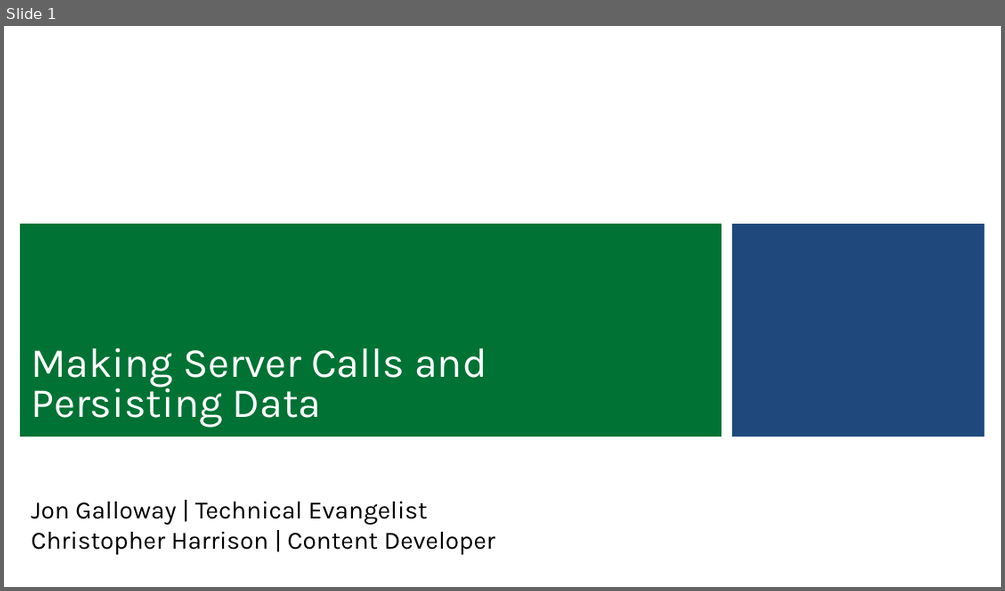
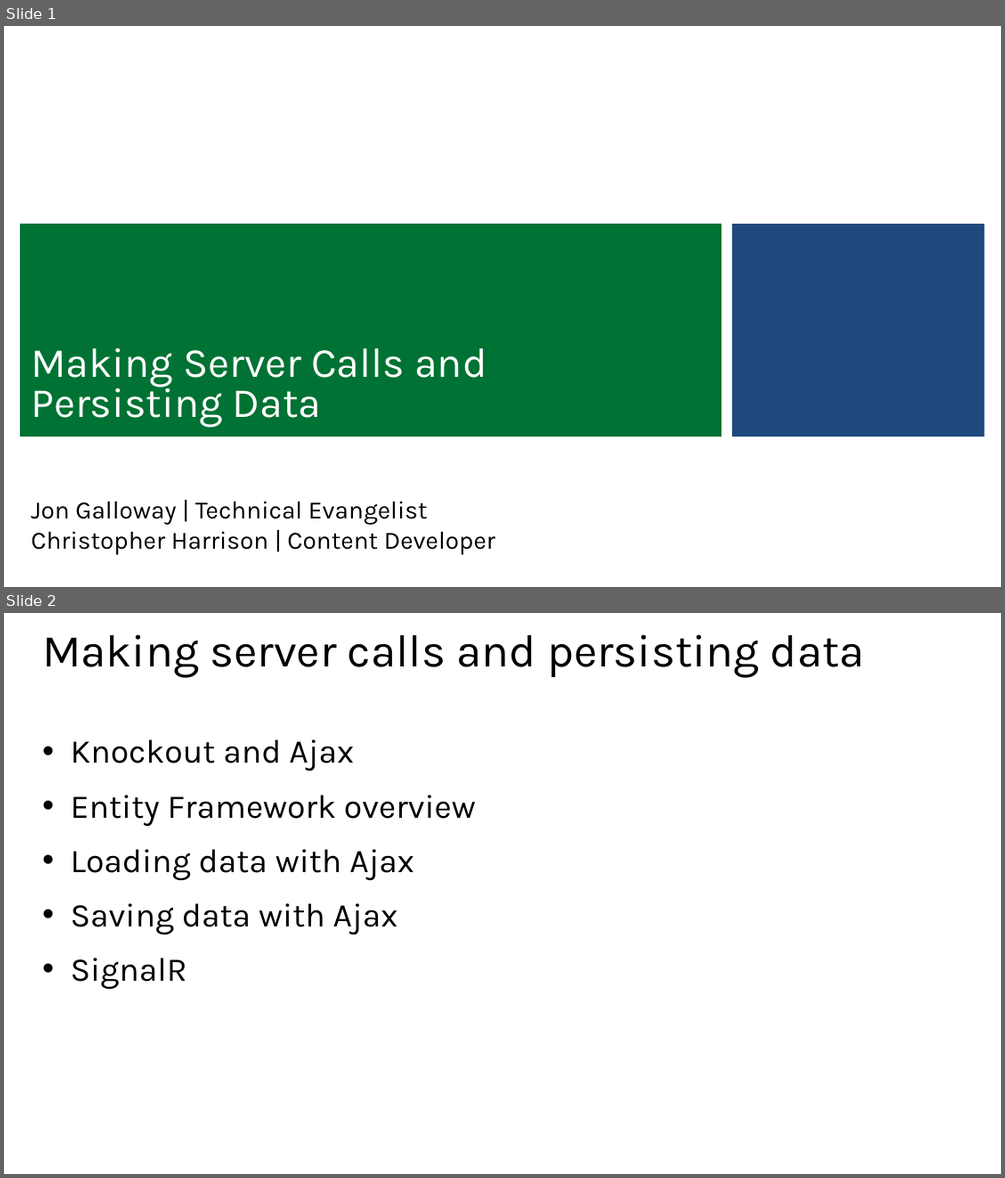
Before and after one commit to jongalloway/Knockout-MVA, a slide deck: Slides/4 - Making Server Calls and Persisting Data.pptx. Shown one above the other, each under a label of ours: slide 1 before the commit, slides 1 and 2 after it. The pictures are 1005x591 and 1005x1178 pixels, drawn with LibreOffice and Linux fonts; fonts in the diff are those of the drawing; background and template pictures are left out. Boxes give left, top, right and bottom in pixels: in the first picture for what was removed or moved away, otherwise in the second. Text is boxed around its words. In the diff, an @@ line names an element or a change of style, - is before the commit and + after.

```diff
--- a/Slides/4 - Making Server Calls and Persisting Data.pptx
+++ b/Slides/4 - Making Server Calls and Persisting Data.pptx
@@ slide 2 added at [4, 613, 1001, 1174], background #FFFFFF @@
@@ title added at [42, 634, 865, 677], 44 pt, text #000000 @@
+Making server calls and persisting data
@@ text added at [71, 739, 476, 989], 32 pt, text #000000 @@
+• Knockout and Ajax
+• Entity Framework overview
+• Loading data with Ajax
+• Saving data with Ajax
+• SignalR
```
Also in this commit, not shown: 2 other slides added, 1 slide removed, 3 other files.
